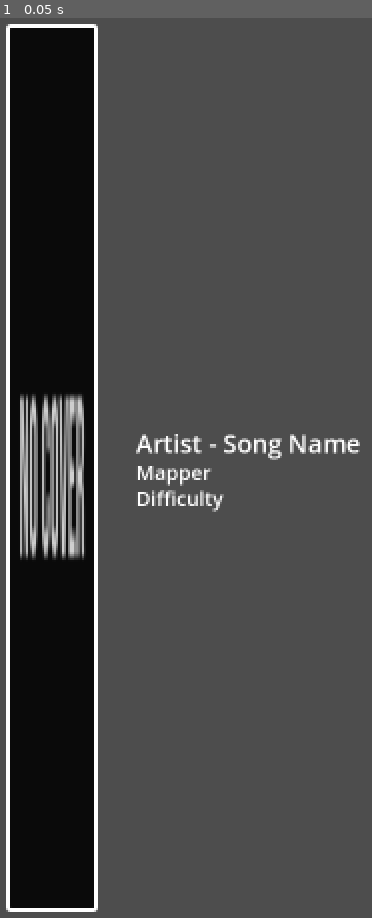
Above: before the commit, frame 1.
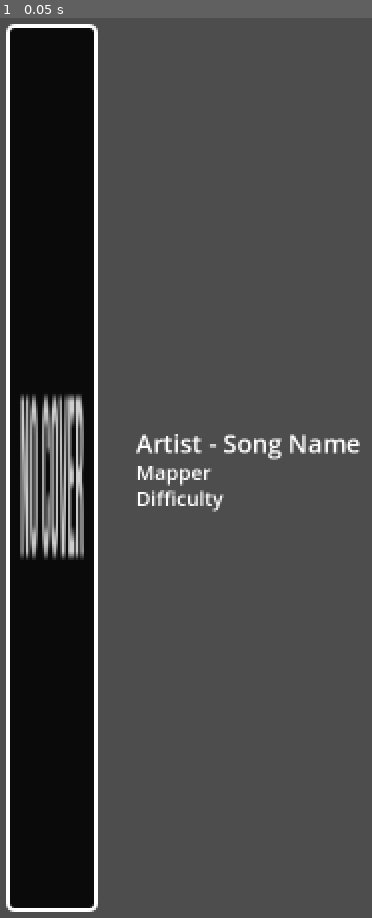
Above: after the commit, the same moment.

Repository: anthony-63/FluxV3
Game: Godot game, scene res://prefabs/map_button.tscn
Two runs of this game, one before a commit and one after it. Both use one fixed random seed, a clock stepped at 60 frames per second and the inputs below. This scene is started directly instead of the project's main scene.
Inputs:
- Up to frame 1 (0.05 s): no input

The runs differ from the first frame. In frame 1, 1.2% of the frame differs, in the area x 1-27%, y 0-100%.

Commit message:
make covers more round

Diff:
--- a/prefabs/map_button.tscn
+++ b/prefabs/map_button.tscn
@@ -36,10 +36,10 @@
 border_width_right = 4
 border_width_bottom = 4
 border_color = Color(1, 1, 1, 1)
-corner_radius_top_left = 4
-corner_radius_top_right = 4
-corner_radius_bottom_right = 4
-corner_radius_bottom_left = 4
+corner_radius_top_left = 8
+corner_radius_top_right = 8
+corner_radius_bottom_right = 8
+corner_radius_bottom_left = 8
 
 [node name="MapButton" type="MapButton"]
 clip_contents = true
@@ -101,10 +101,10 @@
 layout_mode = 1
 anchors_preset = 9
 anchor_bottom = 1.0
-offset_left = 8.0
-offset_top = 8.0
-offset_right = 96.0
-offset_bottom = -8.0
+offset_left = 9.0
+offset_top = 9.0
+offset_right = 95.0
+offset_bottom = -9.0
 grow_vertical = 2
 texture = ExtResource("1_n6p70")
 expand_mode = 5
